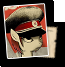
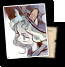
Revision of a layered (65, 67) image; what changed, layer by layer:
removed layer "Layer 5" over [4, 4, 48, 58]
removed layer "Layer 4" over [4, 4, 48, 58]
painted on "Layer 3" over [4, 4, 48, 58]
painted on "Layer 2" over [4, 4, 48, 58]
